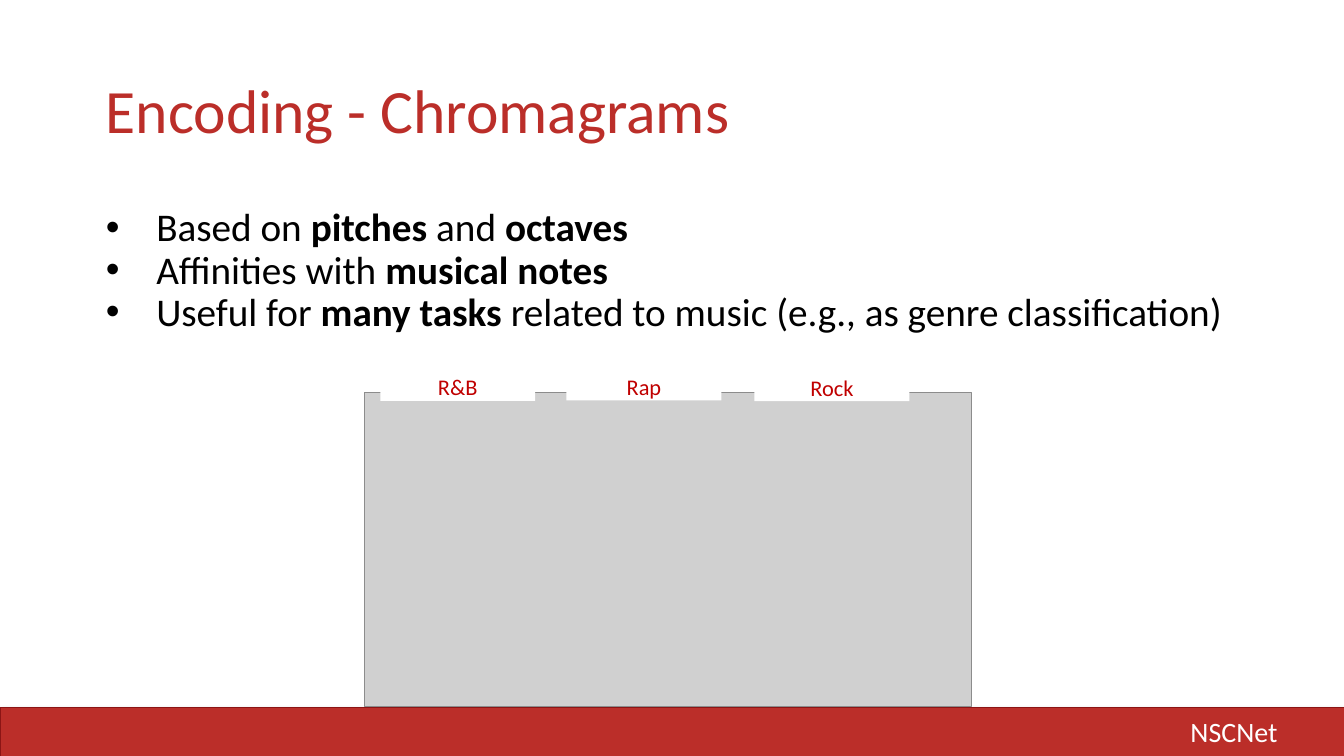
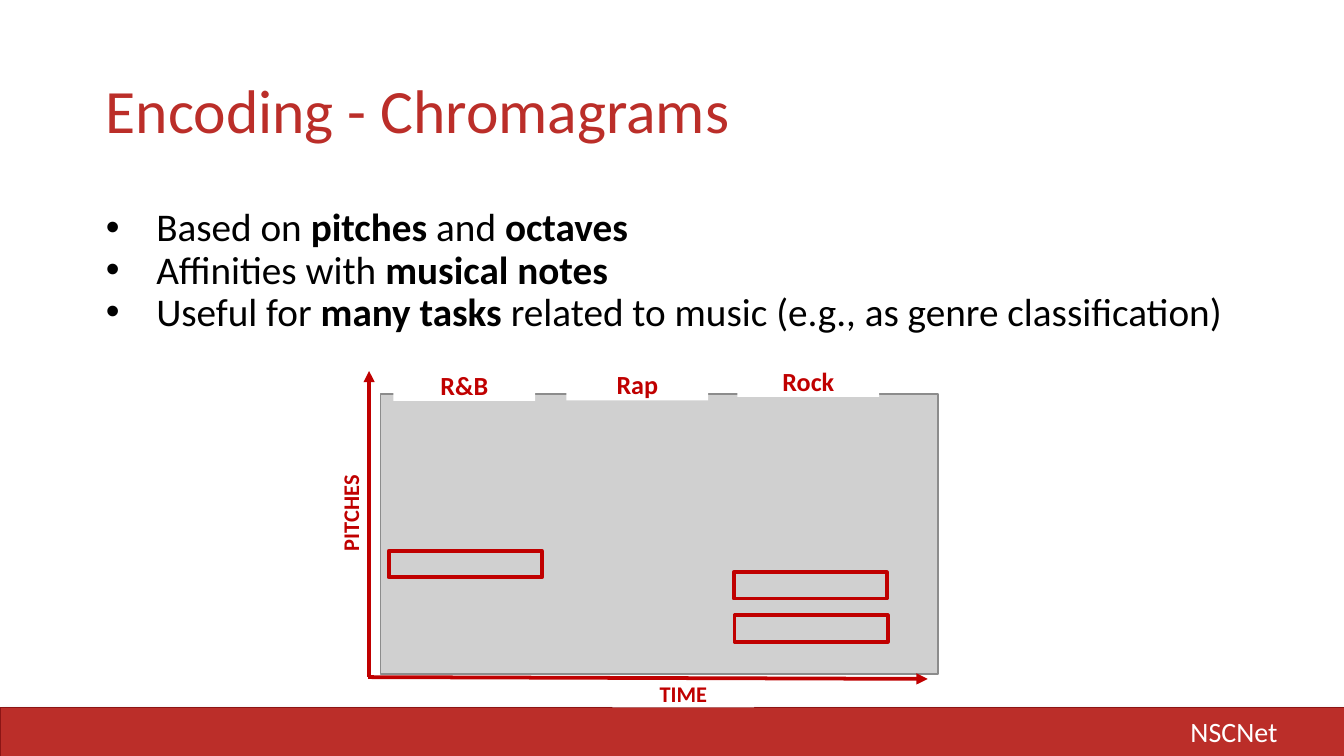
Before and after one commit to LIA-UniBo/NSCNet, a slide deck: slide 10 of docs/AII - Project Slides.pptx. Drawn at 1344x756 pixels with LibreOffice and Linux fonts; fonts in the diff are those of the drawing; grey boxes stand for pictures. Boxes give left, top, right and bottom in pixels: in the first picture for what was removed or moved away, otherwise in the second. Text is boxed around its words. In the diff, an @@ line names an element or a change of style, - is before the commit and + after.

Commit message:
Project slides updated.

```diff
--- a/docs/AII - Project Slides.pptx
+++ b/docs/AII - Project Slides.pptx
@@ arrow added from (370, 677) to (370, 371), #C00000 2 pt @@
@@ rectangle "R&B": place and size @@
-rectangle "R&B" at (380, 375, 535, 401)
+rectangle "R&B" at (394, 375, 535, 401)
@@ rectangle "Rap": place and size @@
-rectangle "Rap" at (567, 375, 722, 401)
+rectangle "Rap" at (567, 375, 708, 401)
@@ size 12 to 14 pt, bold on in 3 elements at (567, 375, 708, 401), (394, 375, 535, 401), (738, 371, 879, 396) @@
@@ rectangle "Rock": place and size @@
-rectangle "Rock" at (754, 375, 909, 401)
+rectangle "Rock" at (738, 371, 879, 396)
@@ picture: place and size @@
-picture at (364, 392, 972, 707)
+picture at (380, 394, 938, 673)
@@ rectangle added at (339, 442, 364, 583), fill #FFFFFF, 12 pt, text #C00000, bold @@
+PITCHES
@@ rectangle added at (388, 551, 542, 578), outline #C00000 2 pt @@
@@ rectangle added at (734, 573, 887, 599), outline #C00000 2 pt @@
@@ rectangle added at (735, 616, 888, 642), outline #C00000 2 pt @@
@@ arrow added from (368, 677) to (927, 679), #C00000 2 pt @@
@@ rectangle added at (613, 681, 754, 707), fill #FFFFFF, 12 pt, text #C00000, bold @@
+TIME
```
